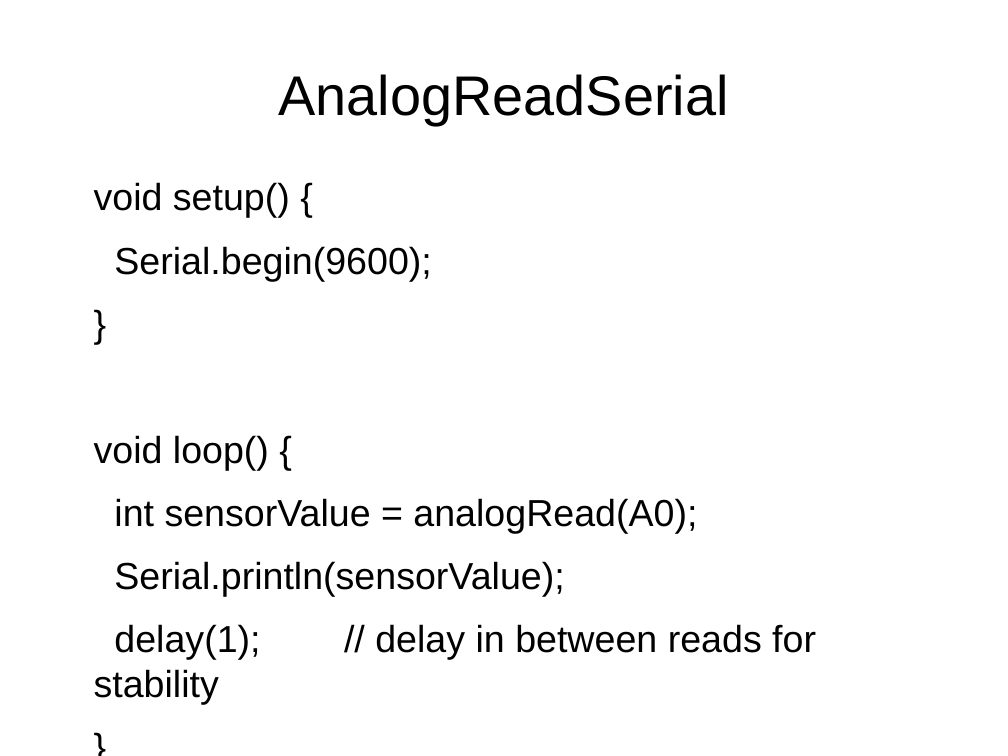
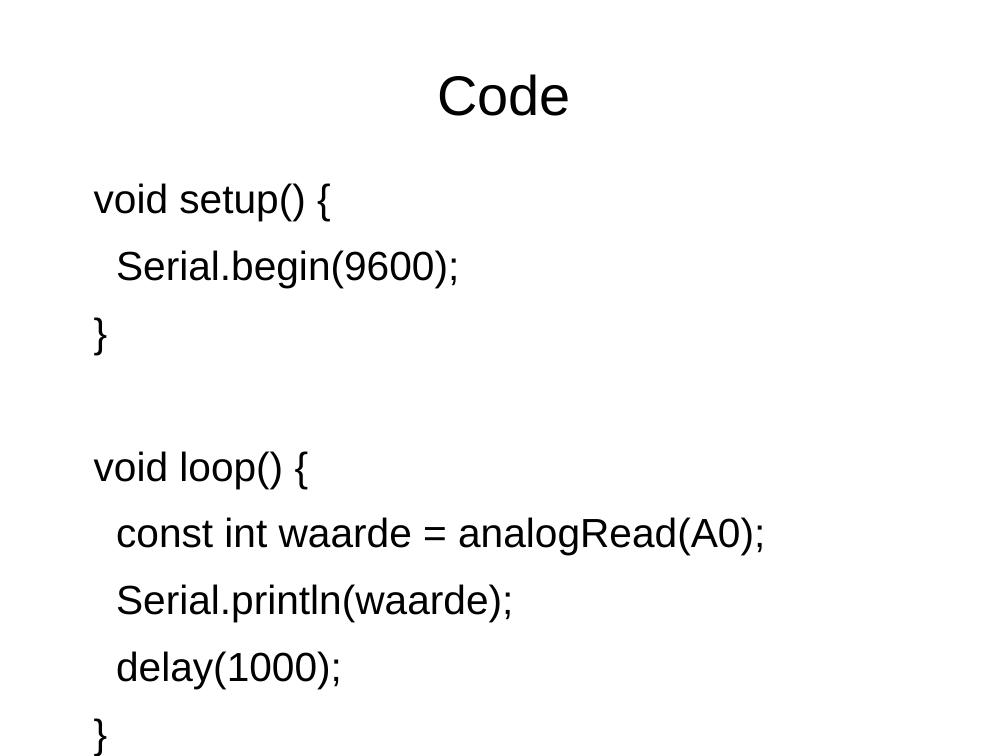
Before and after one commit to djog/arduino_cursus, a slide deck: slide 6 of Raw/Ldr.odp. Drawn at 1008x756 pixels with LibreOffice and Linux fonts; fonts in the diff are those of the drawing. Boxes give left, top, right and bottom in pixels: in the first picture for what was removed or moved away, otherwise in the second. Text is boxed around its words. In the diff, an @@ line names an element or a change of style, - is before the commit and + after.

Commit message:
Added improved ODP LCD presentation

```diff
--- a/Raw/Ldr.odp
+++ b/Raw/Ldr.odp
@@ title at bbox=[437, 74, 571, 116]: text changed @@
-AnalogReadSerial
+Code
@@ text at bbox=[94, 183, 459, 488]: size 29.6 to 32 pt in "void setup() {", "Serial.begin(9600);", "}", "void loop() {" and 1 more places @@
@@ text at bbox=[116, 517, 765, 689]: text changed; size 29.6 to 32 pt @@
-int sensorValue = analogRead(A0);
-Serial.println(sensorValue);
-delay(1); // delay in between reads for stability
+const int waarde = analogRead(A0);
+Serial.println(waarde);
+delay(1000);
```
Also in this commit, not shown: 1 other slide changed, 6 other files.
